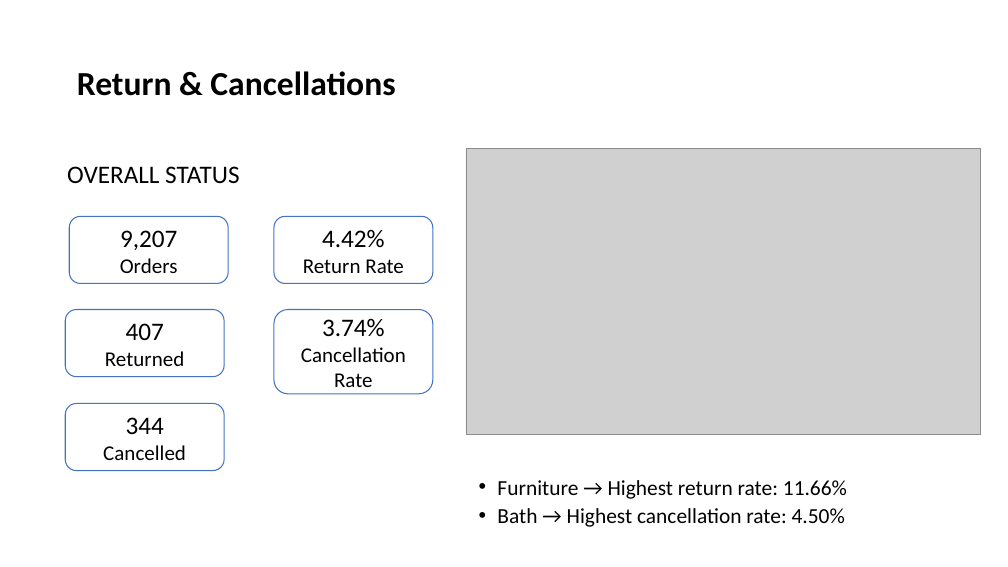
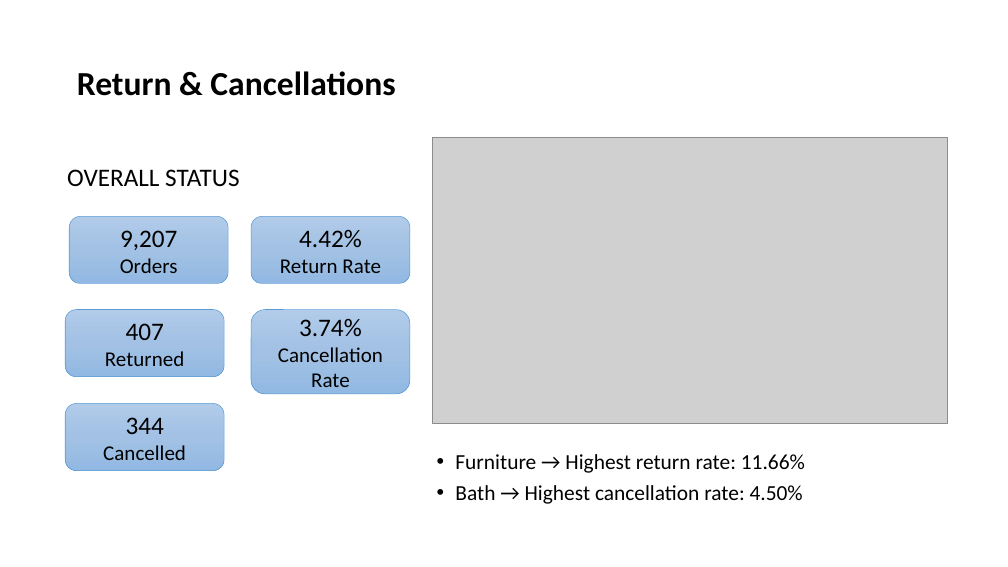
Before and after one commit to keertigurung/Wayfair-Ecommerce-Sales-Profitability-Analysis, a slide deck: slide 7 of presentation/WayFair E-commerce Analysis.pptx. Drawn at 1008x567 pixels with LibreOffice and Linux fonts; fonts in the diff are those of the drawing; grey boxes stand for pictures. Boxes give left, top, right and bottom in pixels: in the first picture for what was removed or moved away, otherwise in the second. Text is boxed around its words. In the diff, an @@ line names an element or a change of style, - is before the commit and + after.

```diff
--- a/presentation/WayFair E-commerce Analysis.pptx
+++ b/presentation/WayFair E-commerce Analysis.pptx
@@ picture: place and size @@
-picture at bbox=[466, 148, 980, 434]
+picture at bbox=[433, 138, 948, 423]
@@ text "OVERALL STATUS" at bbox=[67, 169, 239, 186]: line spacing 0.7 to 0.8 @@
@@ rounded rectangle "4.42%": place and size @@
-rounded rectangle "4.42%" at bbox=[274, 216, 433, 284]
+rounded rectangle "4.42%" at bbox=[251, 216, 410, 284]
@@ fill #FFFFFF to gradient #B1CBE9 to #A3C1E5 to #93B9E4; outline #4472C4 1 pt to #5B9BD5 0.5 pt in 5 elements at bbox=[70, 216, 228, 284], bbox=[65, 309, 224, 377], bbox=[65, 404, 224, 471], bbox=[251, 216, 410, 284], bbox=[251, 309, 410, 393] @@
@@ rounded rectangle "3.74%": place and size @@
-rounded rectangle "3.74%" at bbox=[274, 309, 433, 393]
+rounded rectangle "3.74%" at bbox=[251, 309, 410, 393]
@@ text "Furniture → Highest return rate: ..." at bbox=[455, 454, 805, 504]: line spacing 0.7 to 0.8 @@
@@ text "Furniture → Highest return rate: ...": place and size @@
-text "Furniture → Highest return rate: ..." at bbox=[497, 480, 847, 527]
+text "Furniture → Highest return rate: ..." at bbox=[455, 454, 805, 504]
```
Also in this commit, not shown: 4 other slides changed.
